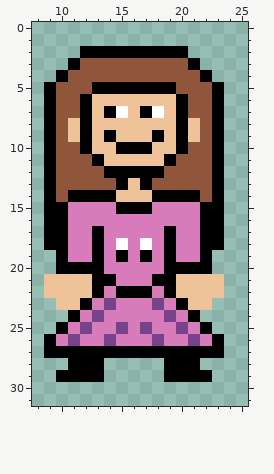
One commit to this pixel-art sprite: images/player_holly(girl).png. The picture above is the old version.
The file is 32x32 pixels. Shown: x 8..25, y 0..31.
After the commit:
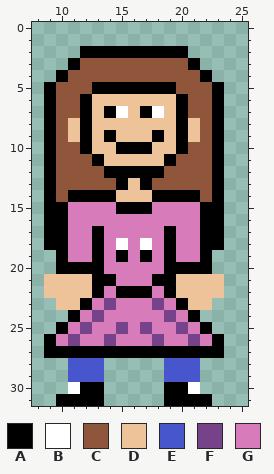
Palette (. is transparent): A #000000  B #ffffff  C #8f563b  D #eec39a  E #4856cd  F #76428a  G #d77bba
From old to new:
@@ x 8..25 @@
 27 .AAAAAAAAAAAAAAA..
-28 ...AAA.....AAA....
-29 ..AAAA.....AAAA...
-30 ..................
-31 ..................
+28 ...EEE.....EEE....
+29 ...EEE.....EEE....
+30 ...BAA.....AAB....
+31 ..AAAA.....AAAA...
